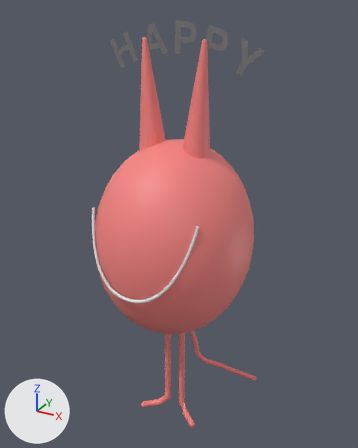
The glTF model public/models/RevisedV2/Happy.gltf as it was, and as the next commit left it.
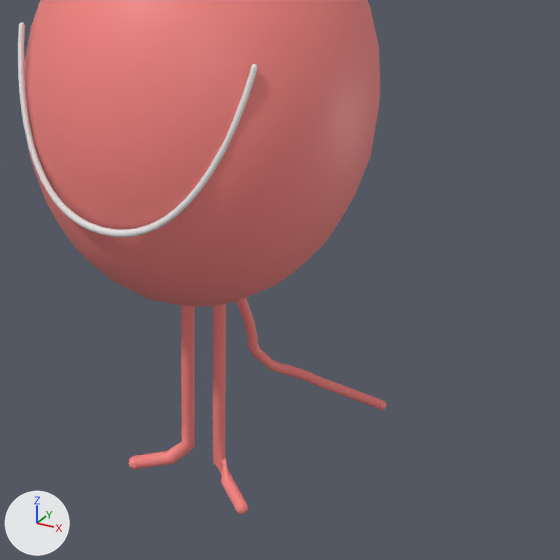
Each version appears first whole from a camera (50 mm lens) standing at (327.0, -580.0, 478.0) and looking at (-2.0, 18.0, 178.0), and next in a close-up on the part from 23% to 93% of the width and 44% to 100% of the height. Lighting does not change. The marker at lower left points along +X, +Y and +Z. Where no turn or scale is listed for an object, it has been applied to the vertices. Vertices at the same position are counted once.

The scene before the commit, as lines of its bpy script (objects in view):
```python
me_legs = bpy.data.meshes.new('Legs')
me_legs.from_pydata(...)  # 356 vertices, 704 faces; spans x -51.0..52.0, y -32.0..5.0, z -176.0..28.0
me_legs.materials.append(mat_mat_1)  # pink #f78582
me_mouth = bpy.data.meshes.new('Mouth')
me_mouth.from_pydata(...)  # 274 vertices, 544 faces; spans x -83.0..78.0, y -19.0..30.0, z 2.0..109.0
me_mouth.materials.append(mat_mat_003)  # white #e7e7e7
me_tail = bpy.data.meshes.new('Tail')
me_tail.from_pydata(...)  # 266 vertices, 528 faces; spans x -9.0..102.0, y 15.0..134.0, z -178.0..61.0
me_tail.materials.append(mat_mat_1)  # pink #f78582
ob_legs_001 = bpy.data.objects.new('Legs.001', me_legs)
ob_legs_001.location = (0.0, 0.0, 16.1)
ob_mouth = bpy.data.objects.new('Mouth', me_mouth)
ob_mouth.location = (1.9, -107.5, 120.9)
ob_tail_001 = bpy.data.objects.new('Tail.001', me_tail)
ob_tail_001.location = (0.0, 0.0, 16.1)
# also in view: 'Body.001' at (2.0, 0.0, 163.0)
```
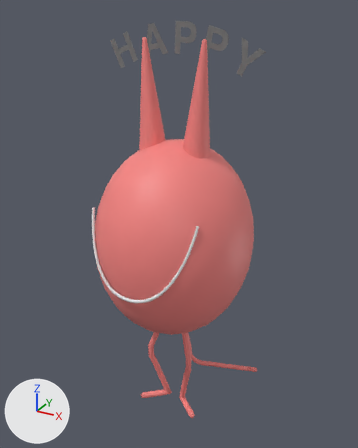
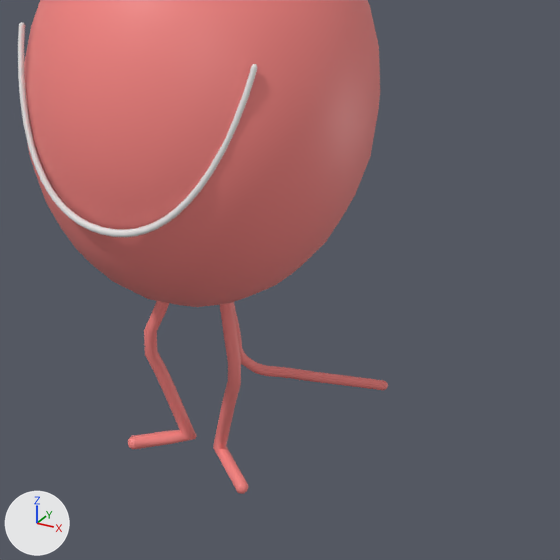
Edits to the scene script, one JSON object a line:
```json
{"block": "me_legs", "where": "# used by ob_legs_001; location = (0.0, 0.0, 16.1)"}
{"op": "remove", "block": "me_legs", "code": "me_legs.from_pydata(...)  # 356 vertices, 704 faces; spans x -51.0..52.0, y -32.0..5.0, z -176.0..28.0"}
{"op": "add", "block": "me_legs", "code": "me_legs.from_pydata(...)  # 356 vertices, 704 faces; spans x -51.0..52.0, y -32.0..6.0, z -156.0..28.0"}
{"block": "me_legs", "change": "me_legs part 1: 353 of 356 vertices moved; they spanned x -51.0..52.0, y -32.0..5.0, z -176.0..28.0 and now span x -51.0..52.0, y -32.0..6.0, z -156.0..28.0; mean shift (0.0, -3.0, 10.0); largest move (13.0, 4.0, -53.0) -> (39.0, -21.0, -47.0)"}
{"block": "me_tail", "where": "# used by ob_tail_001; location = (0.0, 0.0, 16.1)"}
{"op": "remove", "block": "me_tail", "code": "me_tail.from_pydata(...)  # 266 vertices, 528 faces; spans x -9.0..102.0, y 15.0..134.0, z -178.0..61.0"}
{"op": "add", "block": "me_tail", "code": "me_tail.from_pydata(...)  # 266 vertices, 528 faces; spans x -11.0..101.0, y 14.0..134.0, z -157.0..61.0"}
{"block": "me_tail", "change": "me_tail part 2: 266 of 266 vertices moved; they spanned x -9.0..102.0, y 15.0..134.0, z -178.0..61.0 and now span x -11.0..101.0, y 14.0..134.0, z -157.0..61.0; mean shift (-6.0, -5.0, 2.0); largest move (101.0, 133.0, -174.0) -> (100.0, 133.0, -152.0)"}
```

Location of each change, [x1, y1, x2, y2] in pixels of the close-ups (560 x 560 px):
```json
{"object": "Legs.001", "change": "reshaped", "before": [128, 304, 248, 514], "after": [128, 301, 249, 494], "on screen": "8% shorter"}
{"object": "Tail.001", "change": "reshaped", "before": [237, 298, 387, 410], "after": [233, 302, 388, 390]}
```
